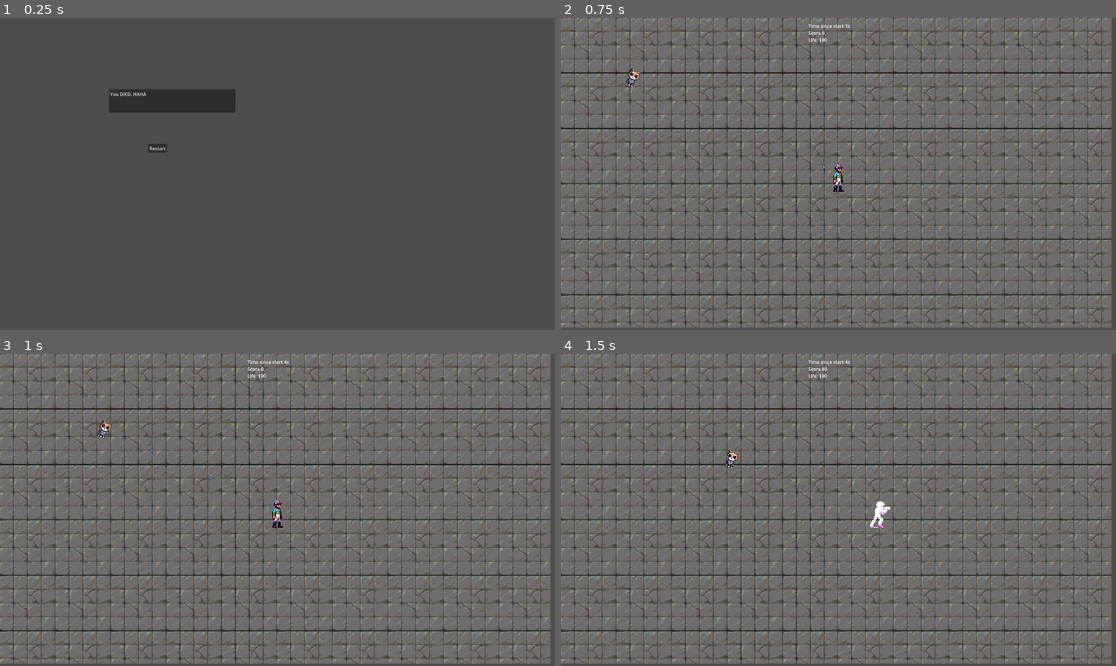
Above: before the commit, frames 1-4 (two rows, left to right).
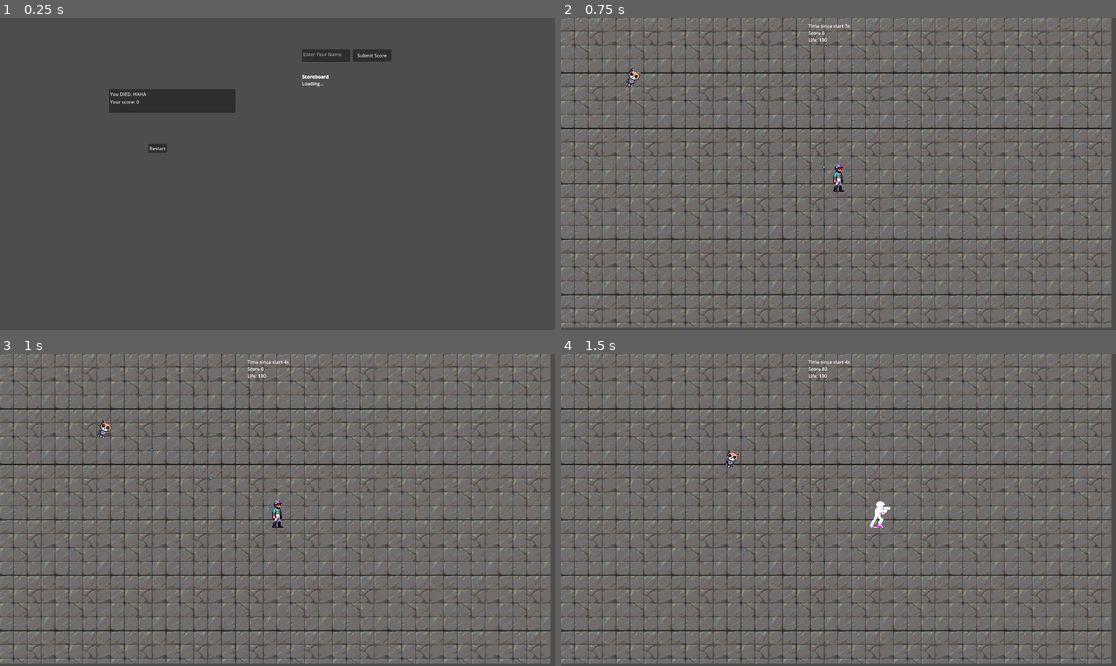
Above: after the commit, the same moments.

Repository: elVariable/gamejam
Game: Godot game, scene res://scenes/levels/game_over.tscn
Same seed, same stepped clock (60 frames per second), same inputs: the game is played once before the commit and once after it. This scene is started directly instead of the project's main scene. The engine's default icon, where the game draws it, is replaced by a stand-in: a white triangle on a blue panel in a dark square.
Inputs:
- Up to frame 1 (0.25 s): no input
- Up to frame 2 (0.75 s): click "Restart" at 0.5 s
- Up to frame 3 (1 s): no input
- Up to frame 4 (1.5 s): hold D (Right) from 1.28 s (still down); tap U (Fire0) at 1.35 s

The runs differ from the first frame. In frame 1, 0.7% of the frame differs, in the area x 19-71%, y 10-28%; in frame 2, nothing differs; in frame 3, nothing differs; in frame 4, nothing differs.

Commit message:
scoreboard yeah!

Diff:
--- a/scenes/levels/game_over.tscn
+++ b/scenes/levels/game_over.tscn
@@ -5,18 +5,60 @@
 [node name="GameOver" type="Node2D"]
 script = ExtResource("1_x4pkk")
 
-[node name="TextEdit" type="TextEdit" parent="."]
+[node name="Control" type="Control" parent="."]
+layout_mode = 3
+anchors_preset = 0
+offset_right = 1915.0
+offset_bottom = 1078.0
+
+[node name="TextEdit" type="TextEdit" parent="Control"]
+unique_name_in_owner = true
 offset_left = 377.0
 offset_top = 246.0
 offset_right = 814.0
 offset_bottom = 328.0
 text = "You DIED. HAHA"
 
-[node name="Button" type="Button" parent="."]
+[node name="Button" type="Button" parent="Control"]
 offset_left = 513.0
 offset_top = 436.0
 offset_right = 578.0
 offset_bottom = 467.0
 text = "Restart"
 
-[connection signal="pressed" from="Button" to="." method="_on_button_pressed"]
+[node name="ScoreView" type="RichTextLabel" parent="Control"]
+unique_name_in_owner = true
+layout_mode = 0
+offset_left = 1045.0
+offset_top = 192.0
+offset_right = 1725.0
+offset_bottom = 977.0
+bbcode_enabled = true
+
+[node name="SubmitScore" type="Control" parent="Control"]
+anchors_preset = 0
+offset_right = 40.0
+offset_bottom = 40.0
+
+[node name="UserName" type="TextEdit" parent="Control/SubmitScore"]
+unique_name_in_owner = true
+layout_mode = 0
+offset_left = 1045.0
+offset_top = 108.0
+offset_right = 1212.0
+offset_bottom = 151.0
+placeholder_text = "Enter Your Name"
+
+[node name="Button" type="Button" parent="Control/SubmitScore"]
+layout_mode = 0
+offset_left = 1221.0
+offset_top = 108.0
+offset_right = 1354.0
+offset_bottom = 151.0
+text = "Submit Score"
+
+[node name="HTTPRequest" type="HTTPRequest" parent="."]
+unique_name_in_owner = true
+
+[connection signal="pressed" from="Control/Button" to="." method="_on_button_pressed_restart"]
+[connection signal="pressed" from="Control/SubmitScore/Button" to="." method="_on_button_pressed_submit"]
--- a/scripts/game_over.gd
+++ b/scripts/game_over.gd
@@ -3,15 +3,63 @@
 
 # Called when the node enters the scene tree for the first time.
 func _ready():
-    pass # Replace with function body.
+    $Control/TextEdit.text = "You DIED. HAHA\nYour score: " + str(GameManager.score)
+    $HTTPRequest.request_completed.connect(self._http_request_completed)
+    update_scoreboard()
 
+# Called when the HTTP request is completed.
+func _http_request_completed(result, response_code, headers, body):
+    var json = JSON.new()
+    var j = body.get_string_from_utf8()
+
+    # this is how we solve bugs
+    var last = j.rfind("]")
+    j = j.substr(0, last+1)
+
+    json.parse(j)
+    update_scoreboard_text(json.get_data())
+
+func update_scoreboard():
+    $Control/ScoreView.text = "[b]Scoreboard[/b]\nLoading..."
+    # Perform a GET request. The URL below returns JSON as of writing.
+    var error = $HTTPRequest.request("http://msg.elvariable.de/index.php?json")
+    if error != OK:
+        push_error("An error occurred in the HTTP request.")
+
+func update_scoreboard_text(json_data):
+    if not json_data:
+        update_scoreboard()
+        return
+
+    $Control/ScoreView.text = "[b]Scoreboard[/b]"
+    # Sorting is already done by the backend (at least I hope so)
+    for entry in json_data:
+        $Control/ScoreView.text += "\n" + entry["name"] + ": " + str(entry["score"])
 
 # Called every frame. 'delta' is the elapsed time since the previous frame.
 func _process(delta):
     pass
 
-
-func _on_button_pressed():
+func _on_button_pressed_restart():
     # reload main scene and restart
     GameManager.do_restart()
     get_tree().change_scene_to_file("res://scenes/levels/main.tscn")
+
+func _on_button_pressed_submit():
+    var name = $Control/SubmitScore/UserName.text
+    var score = GameManager.score
+
+    if name == "":
+        return
+
+    var fields = {"name": name, "score": score}
+    var queryString = ""
+    for field in fields:
+        queryString += field + "=" + str(fields[field]) + "&"
+    queryString = queryString.substr(0, queryString.length() - 1)
+
+    var headers = ["Content-Type: application/x-www-form-urlencoded", "Content-Length: " + str(queryString.length())]
+    # var result = httpClient.request(httpClient.METHOD_POST, "index.php", headers, queryString)
+
+    $HTTPRequest.request("http://msg.elvariable.de/index.php", headers, HTTPClient.METHOD_POST, queryString)
+    $Control/SubmitScore/Button.disabled = true
